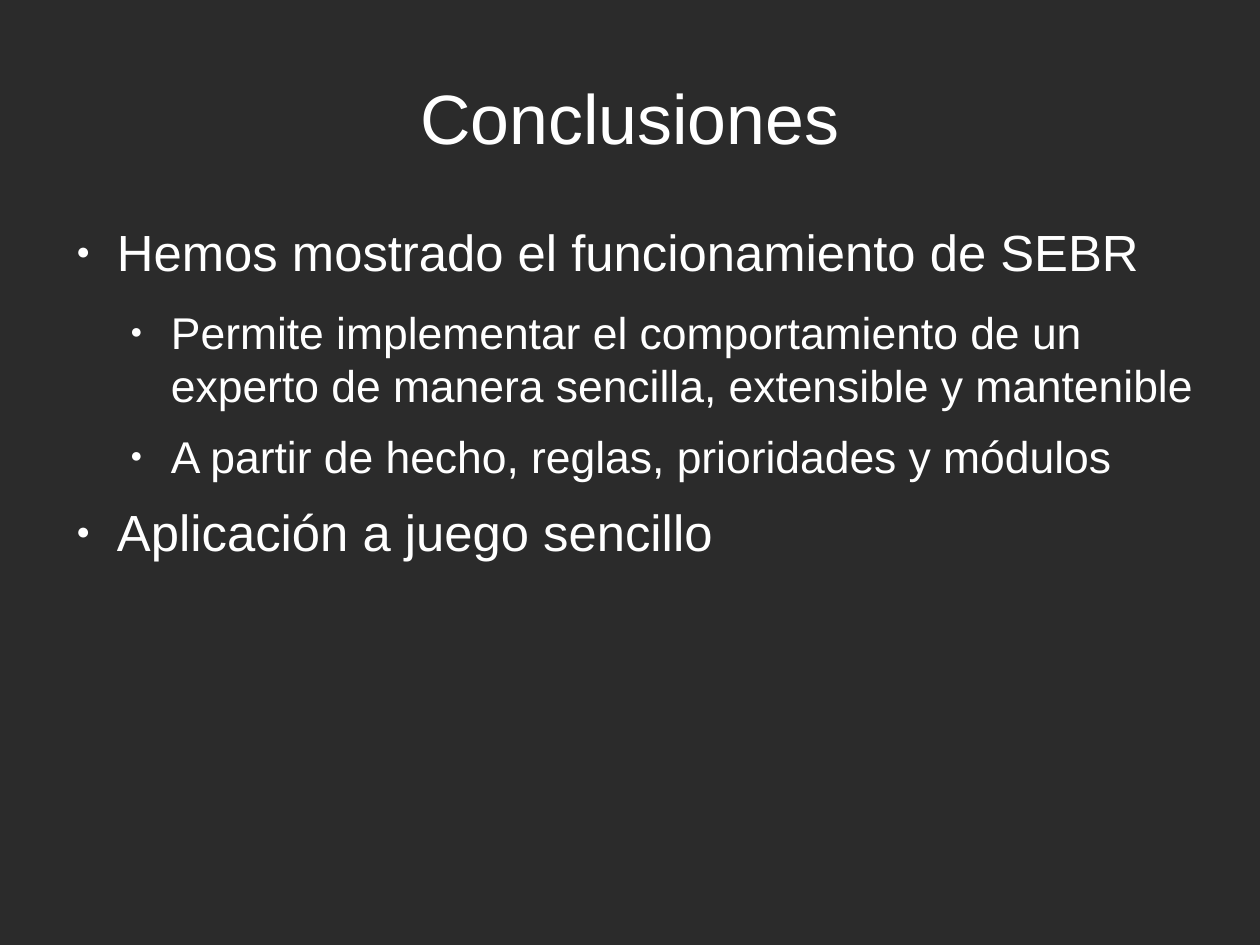
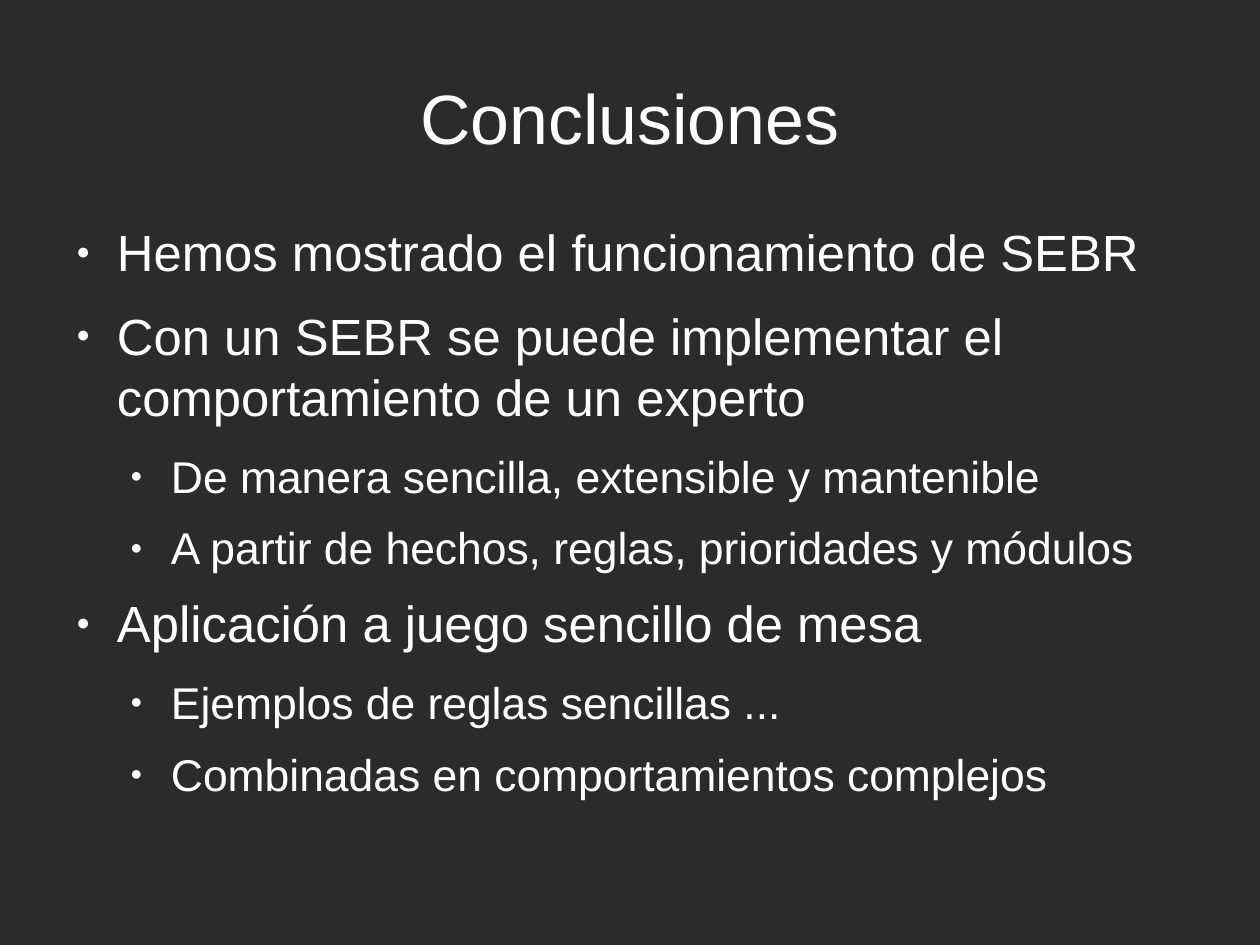
Before and after one commit to rompehielos013013013/gsiege, a slide deck: slide 30 of presentacion/expertoUCLM2014/SSEE-IA.odp (slide 24 before the commit). Drawn at 1260x945 pixels with LibreOffice and Linux fonts; fonts in the diff are those of the drawing; background and template pictures are left out; a plain dark background stands for a picture behind light text. Boxes give left, top, right and bottom in pixels: in the first picture for what was removed or moved away, otherwise in the second. Text is boxed around its words. In the diff, an @@ line names an element or a change of style, - is before the commit and + after.

```diff
--- a/presentacion/expertoUCLM2014/SSEE-IA.odp
+++ b/presentacion/expertoUCLM2014/SSEE-IA.odp
@@ text at box(117, 318, 1133, 800): text changed @@
-  ● Permite implementar el comportamiento de un experto de manera sencilla, extensible y mantenible
-  ● A partir de hecho, reglas, prioridades y módulos
-● Aplicación a juego sencillo
+● Con un SEBR se puede implementar el comportamiento de un experto
+  ● De manera sencilla, extensible y mantenible
+  ● A partir de hechos, reglas, prioridades y módulos
+● Aplicación a juego sencillo de mesa
+  ● Ejemplos de reglas sencillas ...
+  ● Combinadas en comportamientos complejos
```
Also in this commit, not shown: 6 other slides changed, 7 slides added, 1 slide removed, 1 other file.
